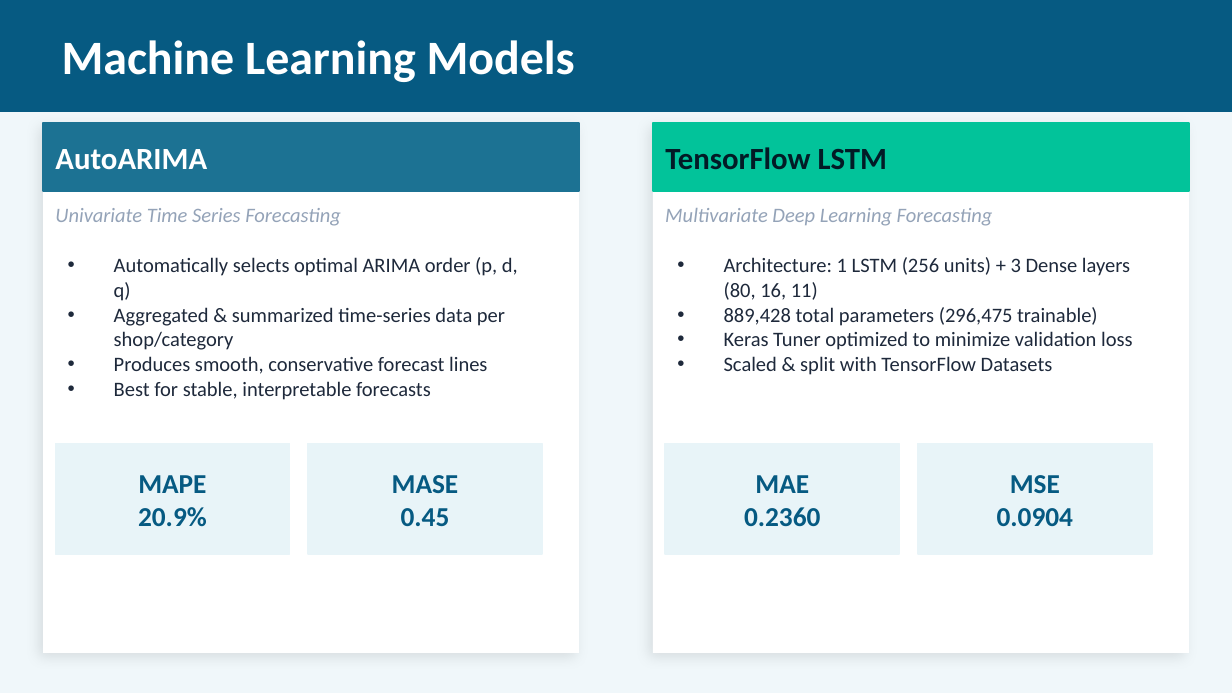
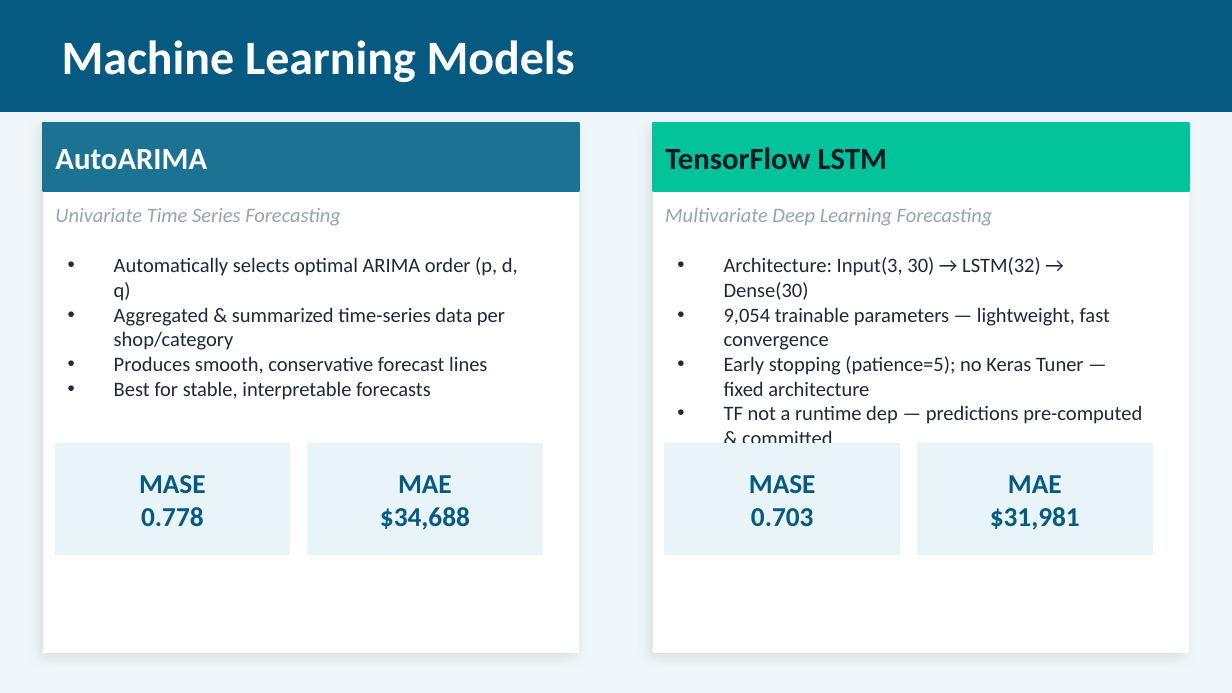
Before and after one commit to EllaN12/Bikes_forecast, a slide deck: slide 5 of Bikes_Sales_Forecast_Presentation.pptx. Drawn at 1232x693 pixels with LibreOffice and Linux fonts; fonts in the diff are those of the drawing. Boxes give left, top, right and bottom in pixels: in the first picture for what was removed or moved away, otherwise in the second. Text is boxed around its words. In the diff, an @@ line names an element or a change of style, - is before the commit and + after.

```diff
--- a/Bikes_Sales_Forecast_Presentation.pptx
+++ b/Bikes_Sales_Forecast_Presentation.pptx
@@ text at [724, 257, 1142, 443]: text changed @@
-• Architecture: 1 LSTM (256 units) + 3 Dense layers (80, 16, 11)
-• 889,428 total parameters (296,475 trainable)
-• Keras Tuner optimized to minimize validation loss
-• Scaled & split with TensorFlow Datasets
+• Architecture: Input(3, 30) → LSTM(32) → Dense(30)
+• 9,054 trainable parameters — lightweight, fast convergence
+• Early stopping (patience=5); no Keras Tuner — fixed architecture
+• TF not a runtime dep — predictions pre-computed & committed
@@ text at [139, 475, 206, 527]: text changed @@
-MAPE
-20.9%
+MASE
+0.778
@@ text at [380, 475, 470, 530]: text changed @@
-MASE
-0.45
+MAE
+$34,688
@@ text at [749, 475, 816, 526]: text changed @@
-MAE
-0.2360
+MASE
+0.703
@@ text at [990, 475, 1080, 530]: text changed @@
-MSE
-0.0904
+MAE
+$31,981
```
Also in this commit, not shown: 7 other slides changed.
